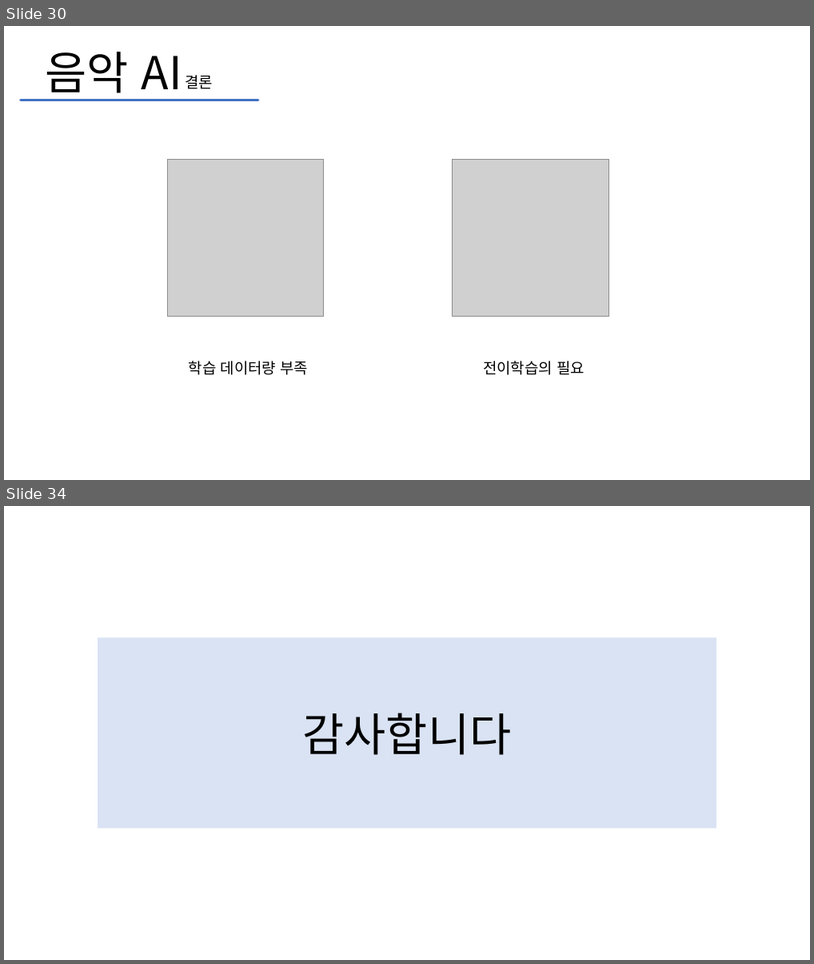
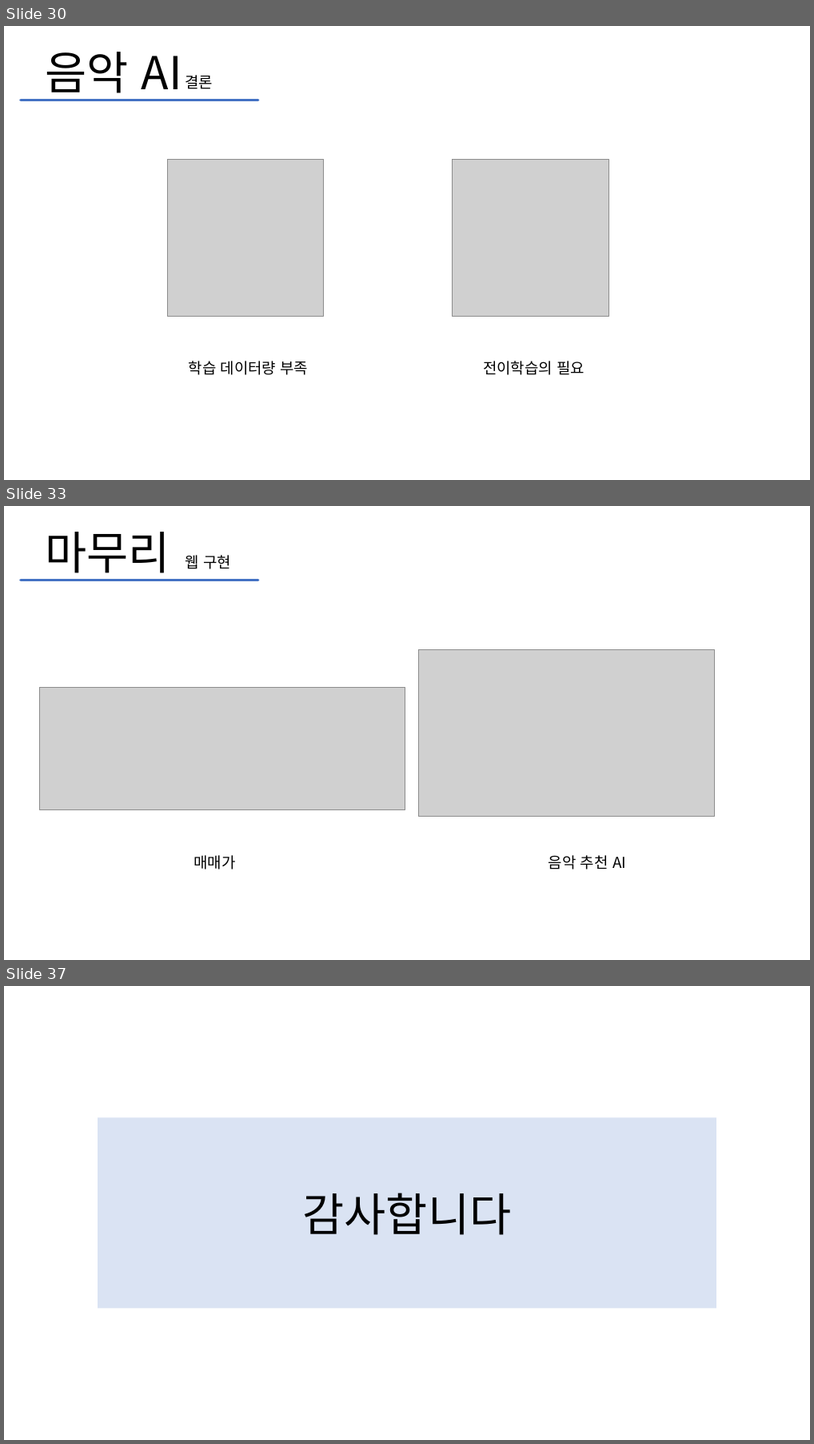
Before and after one commit to Thejiney/1stPersonalProject, a slide deck: 스마트팩토리혁신을 위한 AI 솔루션 개발자 양성과정 1st personal.pptx. Shown one above the other, each under a label of ours: slides 30 and 34 before the commit, slides 30, 33 and 37 after it; the slides between them are not shown. The pictures are 814x964 and 814x1444 pixels, drawn with LibreOffice and Linux fonts; fonts in the diff are those of the drawing; grey boxes stand for pictures. Boxes give left, top, right and bottom in pixels: in the first picture for what was removed or moved away, otherwise in the second. Text is boxed around its words. In the diff, an @@ line names an element or a change of style, - is before the commit and + after.

```diff
--- a/스마트팩토리혁신을 위한 AI 솔루션 개발자 양성과정 1st personal.pptx
+++ b/스마트팩토리혁신을 위한 AI 솔루션 개발자 양성과정 1st personal.pptx
@@ slide 33 added at bbox=[4, 506, 810, 960], background #FFFFFF @@
@@ text added at bbox=[45, 532, 170, 580], 54 pt, text #000000 @@
+마무리
@@ text added at bbox=[185, 555, 231, 569], 18 pt, text #000000 @@
+웹 구현
@@ line added from (21, 580) to (258, 580), #4472C4 3 pt @@
@@ picture added at bbox=[419, 649, 715, 816] @@
@@ picture added at bbox=[39, 688, 406, 810] @@
@@ text added at bbox=[194, 855, 236, 869], 18 pt, text #000000 @@
+매매가
@@ text added at bbox=[549, 855, 626, 869], 18 pt, text #000000 @@
+음악 추천 AI
@@ what was slide 34 is now slide 37 @@
```
Also in this commit, not shown: 4 slides changed, 2 other slides added, 3 other files.
